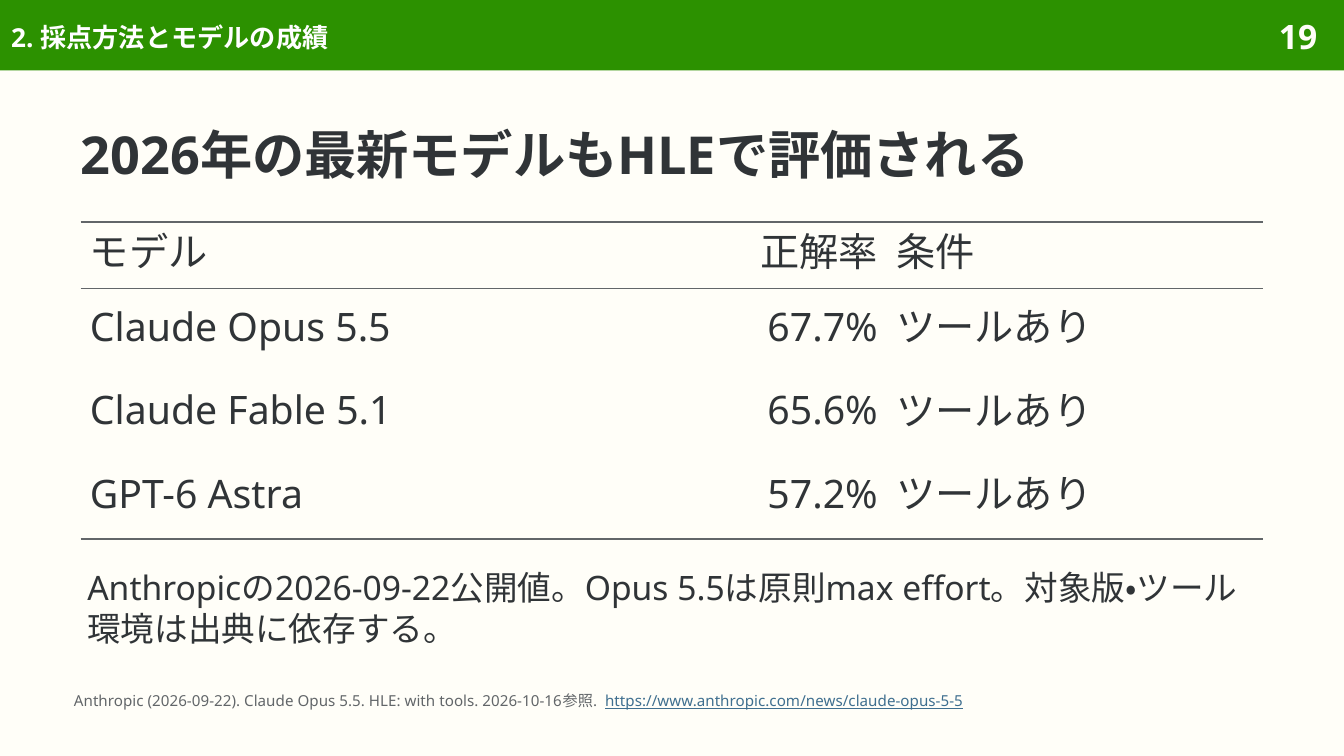
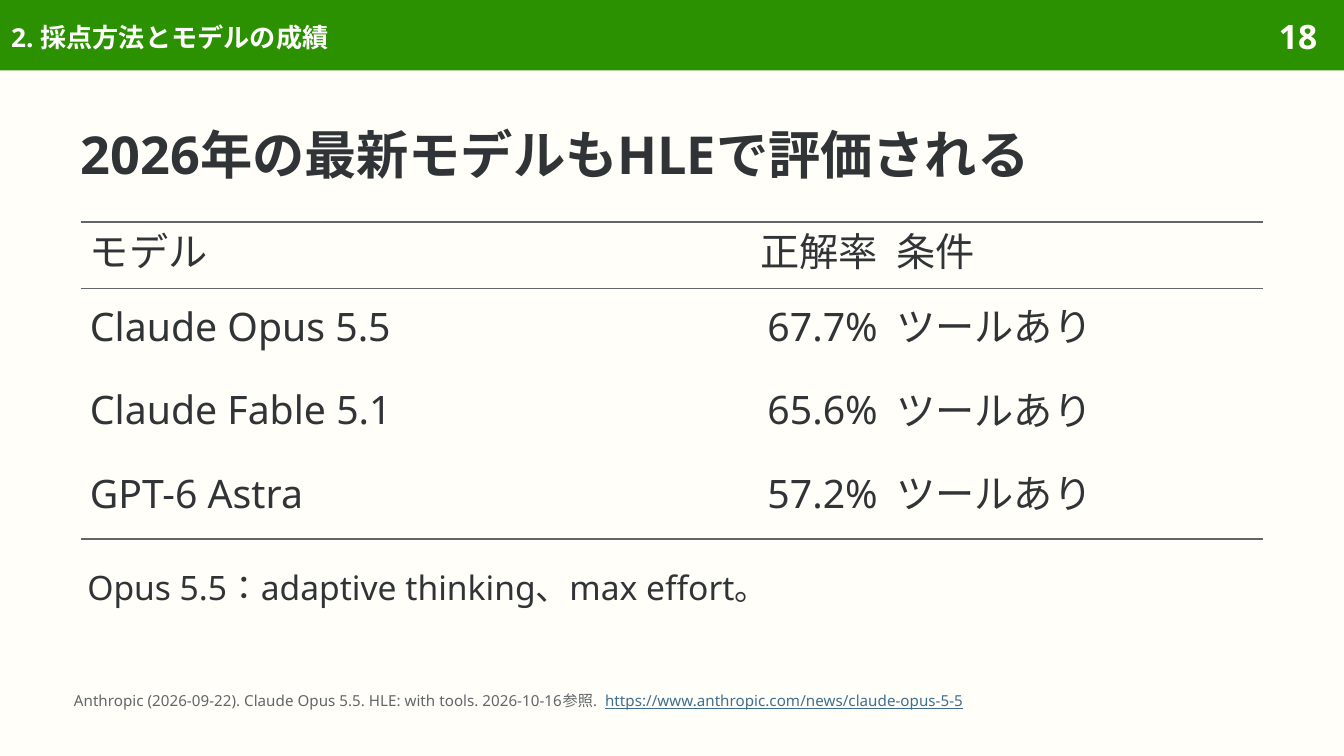
Before and after one commit to sasakiy84/datasets-in-10-minutes, a slide deck: slide 18 of slides/datasets-in-10-minutes-hle.pptx (slide 19 before the commit). Drawn at 1344x756 pixels with LibreOffice and Linux fonts; fonts in the diff are those of the drawing. Boxes give left, top, right and bottom in pixels: in the first picture for what was removed or moved away, otherwise in the second. Text is boxed around its words. In the diff, an @@ line names an element or a change of style, - is before the commit and + after.

```diff
--- a/slides/datasets-in-10-minutes-hle.pptx
+++ b/slides/datasets-in-10-minutes-hle.pptx
@@ page number at [1279,24,1317,50]: text changed @@
-19
+18
@@ text at [87,574,768,608]: text changed @@
-Anthropicの2026-09-22公開値。Opus 5.5は原則max effort。対象版・ツール環境は出典に依存する。
+Opus 5.5：adaptive thinking、max effort。
```
Also in this commit, not shown: 30 other slides changed, 8 slides removed, 4 other files.
